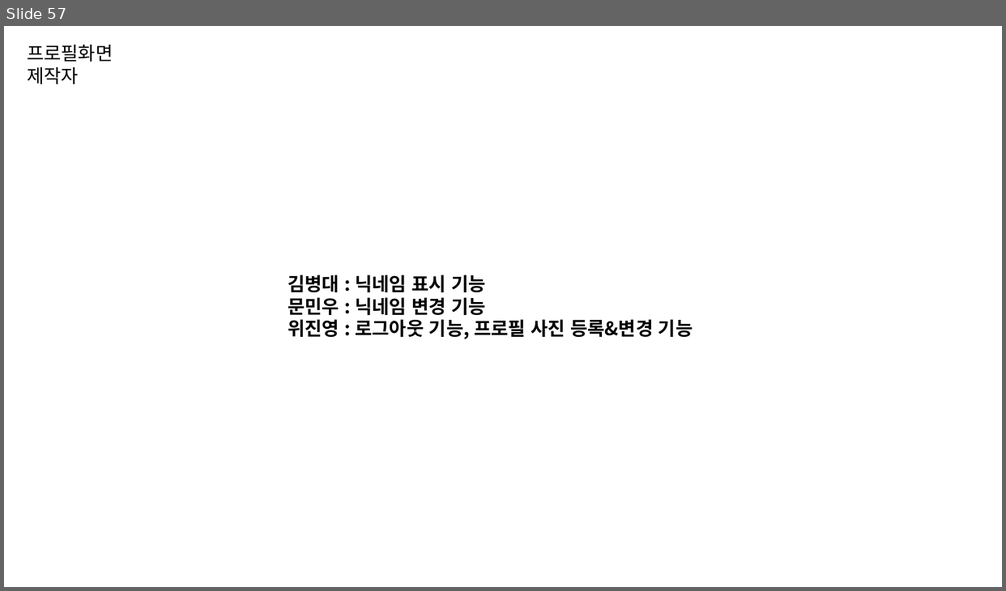
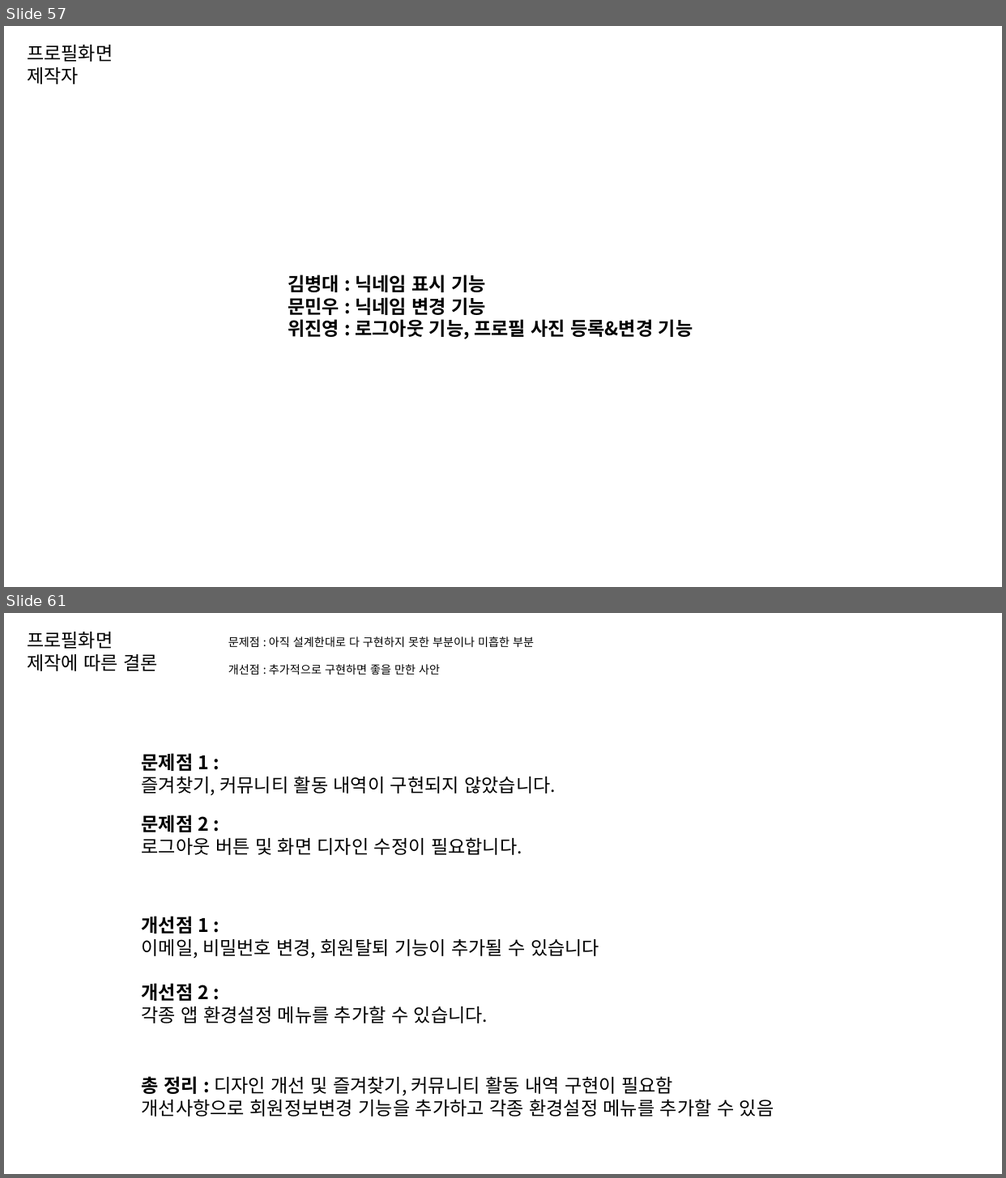
Before and after one commit to byungmeo/CockFit, a slide deck: Documents/4.제작보고서/제작보고서 자료.pptx. Shown one above the other, each under a label of ours: slide 57 before the commit, slides 57 and 61 after it; the slides between them are not shown. The pictures are 1006x591 and 1006x1178 pixels, drawn with LibreOffice and Linux fonts; fonts in the diff are those of the drawing. Boxes give left, top, right and bottom in pixels: in the first picture for what was removed or moved away, otherwise in the second. Text is boxed around its words. In the diff, an @@ line names an element or a change of style, - is before the commit and + after.

Commit message:
제작보고서 자료 최종1

```diff
--- a/Documents/4.제작보고서/제작보고서 자료.pptx
+++ b/Documents/4.제작보고서/제작보고서 자료.pptx
@@ slide 61 added at (x1=4, y1=613, x2=1002, y2=1174), background #FFFFFF @@
@@ text added at (x1=27, y1=632, x2=158, y2=671), 18 pt, text #000000 @@
+프로필화면
+제작에 따른 결론
@@ text added at (x1=228, y1=636, x2=534, y2=675), 11 pt, text #000000 @@
+문제점 : 아직 설계한대로 다 구현하지 못한 부분이나 미흡한 부분
+개선점 : 추가적으로 구현하면 좋을 만한 사안
@@ text added at (x1=142, y1=753, x2=556, y2=795), 18 pt, text #000000 @@
+문제점 1 :
+즐겨찾기, 커뮤니티 활동 내역이 구현되지 않았습니다.
@@ text added at (x1=142, y1=815, x2=522, y2=855), 18 pt, text #000000 @@
+문제점 2 :
+로그아웃 버튼 및 화면 디자인 수정이 필요합니다.
@@ text added at (x1=142, y1=916, x2=599, y2=1024), 18 pt, text #000000 @@
+개선점 1 :
+이메일, 비밀번호 변경, 회원탈퇴 기능이 추가될 수 있습니다
+개선점 2 :
+각종 앱 환경설정 메뉴를 추가할 수 있습니다.
@@ text added at (x1=142, y1=1076, x2=774, y2=1117), 18 pt, text #000000 @@
+총 정리 : 디자인 개선 및 즐겨찾기, 커뮤니티 활동 내역 구현이 필요함
+개선사항으로 회원정보변경 기능을 추가하고 각종 환경설정 메뉴를 추가할 수 있음
```
Also in this commit, not shown: 2 slides changed, 2 other slides added, 1 other file.
